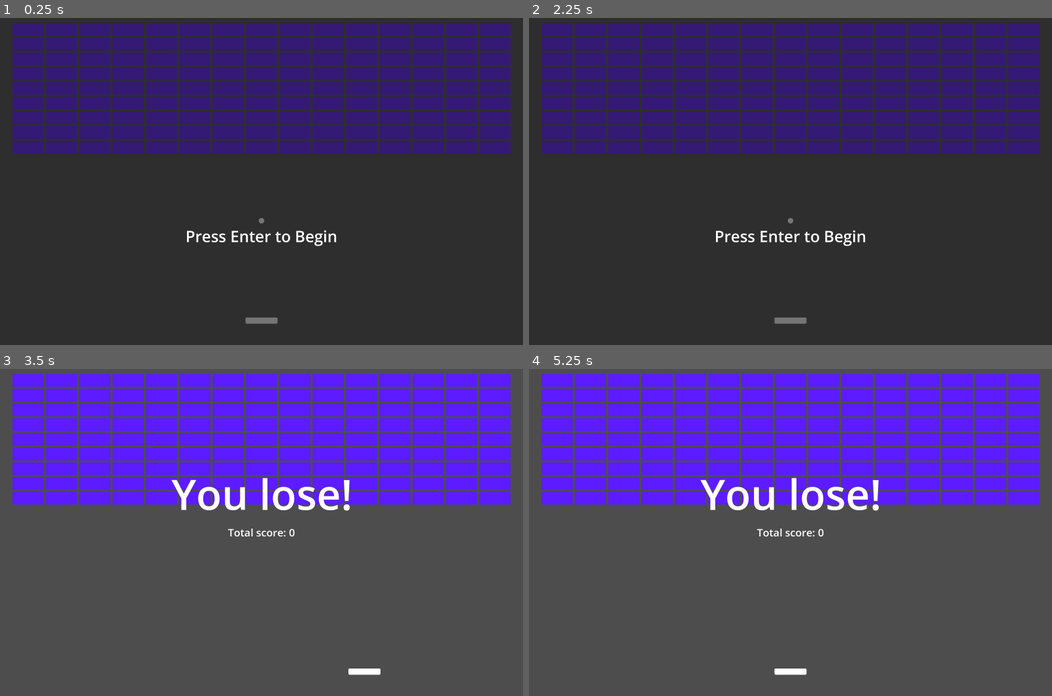
Above: before the commit, frames 1-4 (two rows, left to right).
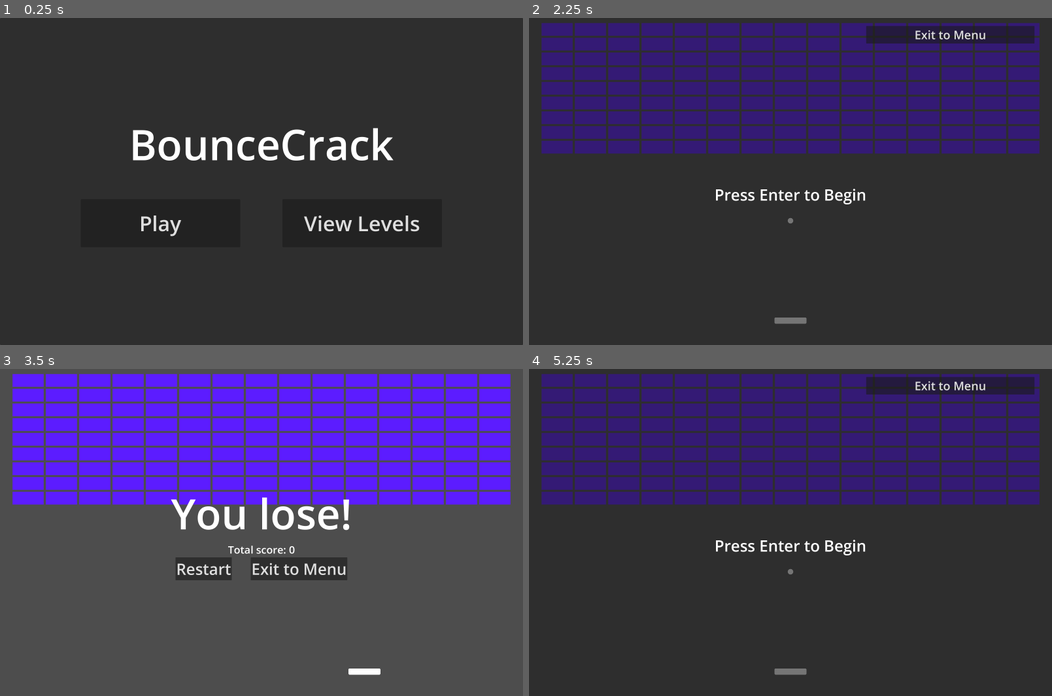
Above: after the commit, the same moments.

Repository: acmattson3/bounce-crack
Game: Godot game, scene res://menu/menu.tscn
Two runs of this game, one before a commit and one after it. Both use one fixed random seed, a clock stepped at 60 frames per second and the inputs below. Before the commit the project starts from res://levels/demo_level_2d.tscn.
Inputs (mouse positions are in pixels of both pictures, inside the frame that each line leads up to):
- Up to frame 1 (0.25 s): no input
- Up to frame 2 (2.25 s): click (889, 224) at 0.5 s, where only the run after the commit has a clickable "View Levels"; click (963, 44) at 1.25 s, where only the run after the commit has a clickable "Back"; click (691, 224) at 2 s, where only the run after the commit has a clickable "Play"
- Up to frame 3 (3.5 s): tap Enter (enter) at 2.75, 2.85 s; hold Right (paddle_right) from 2.78 s (still down)
- Up to frame 4 (5.25 s): release Right (paddle_right) at 3.5 s; click (732, 568) at 3.5 s, where only the run after the commit has a clickable "Restart"; tap Enter (enter) at 4.25, 4.35 s; hold Left (paddle_left) 4.28-5 s; click (732, 568) at 5 s, where only the run after the commit has a clickable "Restart"

The runs differ from the first frame. In frame 1, 33% of the frame differs, in the area x 2-98%, y 1-94%; in frame 2, 2.4%; in frame 3, 4.2%; in frame 4, 100%, in the area x 0-100%, y 0-100%.

Commit message:
Added main menu. Added exit to menu buttons, restart button.

Diff:
--- a/bouncecrack/event_handler.gd
+++ b/bouncecrack/event_handler.gd
@@ -1,10 +1,13 @@
 extends Node
 
+# Menu signals
+signal exit_to_menu
+
+# Game signals
 signal block_broken(location)
 signal create_ball(location, direction, speed) # Emit me to make a new ball!
 signal game_over(game_won)
 var is_game_over := false
-var start := false
 
 var score: int = 0:
 	set(value):
@@ -20,14 +23,13 @@
 func _on_game_over(_game_won):
 	is_game_over = true
 
-func on_starting(_on_press):
-	start = true
-
-func switch_scene(to_scene_path: String):
-	var next_scene = load(to_scene_path)
-	if next_scene: # Ensure the scene path is valid.
-		# Change to the new scene.
-		get_tree().unload_current_scene()
-		get_tree().call_deferred("change_scene_to_packed", next_scene)
+# Expects level_name to be the name of the level scene (minus .tscn)
+func start_level(level_name: String):
+	is_game_over = false
+	score = 0
+	var level_path = "res://levels/"+level_name+".tscn"
+	var level = load(level_path)
+	if level:
+		get_tree().root.add_child(level.instantiate(), true)
 	else:
-		print("Failed to load scene: ", to_scene_path)
+		print("Failed to load scene: ", level_path)
--- a/bouncecrack/levels/base_level_2d.gd
+++ b/bouncecrack/levels/base_level_2d.gd
@@ -11,6 +11,7 @@
 	EventHandler.game_over.connect(_on_game_over)
 	EventHandler.create_ball.connect(_on_create_ball)
 	EventHandler.block_broken.connect(_on_block_broken)
+	EventHandler.exit_to_menu.connect(_on_exit_to_menu)
 
 func _physics_process(_delta):
 	if $Balls.get_child_count() == 0 and not EventHandler.is_game_over:
@@ -19,17 +20,16 @@
 		EventHandler.game_over.emit(true) # You win!
 
 func _on_game_over(game_won):
-	$TempGameOverLabel.show()
-	$TempScoreLabel.show()
+	$GameOverScreen.show()
 	if game_won:
-		$TempGameOverLabel.text = "You win!"
+		%TempGameOverLabel.text = "You win!"
 	else:
-		$TempGameOverLabel.text = "You lose!"
+		%TempGameOverLabel.text = "You lose!"
 
-	$TempScoreLabel.text = "Total score: "+str(EventHandler.score)
+	%TempScoreLabel.text = "Total score: "+str(EventHandler.score)
 
-	print($TempGameOverLabel.text)
-	print($TempScoreLabel.text)
+	print(%TempGameOverLabel.text)
+	print(%TempScoreLabel.text)
 
 func _on_block_broken(location):
 	if ball_on_break:
@@ -46,3 +46,16 @@
 	new_ball.direction = direction
 	new_ball.speed = speed
 	$Balls.add_child.call_deferred(new_ball)
+
+func _on_exit_to_menu():
+	queue_free()
+
+func _on_restart_button_pressed() -> void:
+	var prev_name = name
+	name = "queued_level"
+	EventHandler.start_level(prev_name)
+	queue_free()
+
+func _on_exit_to_menu_button_pressed() -> void:
+	EventHandler.exit_to_menu.emit()
+	queue_free()
--- a/bouncecrack/levels/base_level_2d.tscn
+++ b/bouncecrack/levels/base_level_2d.tscn
@@ -11,7 +11,7 @@
 [sub_resource type="RectangleShape2D" id="RectangleShape2D_csklp"]
 size = Vector2(3400, 100)
 
-[node name="BaseLevel2D" type="Node2D"]
+[node name="base_level_2d" type="Node2D"]
 script = ExtResource("1_spv6l")
 
 [node name="PlayerPaddle2D" parent="." instance=ExtResource("2_qxhxt")]
@@ -41,28 +41,88 @@
 
 [node name="Blocks" type="Node2D" parent="."]
 
-[node name="TempGameOverLabel" type="Label" parent="."]
+[node name="GameOverScreen" type="NinePatchRect" parent="."]
 visible = false
-offset_left = -705.0
-offset_top = -412.0
-offset_right = 710.0
-offset_bottom = -63.0
+anchors_preset = 15
+anchor_right = 1.0
+anchor_bottom = 1.0
+offset_left = -1600.0
+offset_top = -1000.0
+offset_right = 1600.0
+offset_bottom = 1000.0
+grow_horizontal = 2
+grow_vertical = 2
+size_flags_horizontal = 3
+size_flags_vertical = 3
+
+[node name="VBoxContainer" type="VBoxContainer" parent="GameOverScreen"]
+layout_mode = 1
+anchors_preset = 15
+anchor_right = 1.0
+anchor_bottom = 1.0
+grow_horizontal = 2
+grow_vertical = 2
+
+[node name="Spacer" type="Control" parent="GameOverScreen/VBoxContainer"]
+layout_mode = 2
+size_flags_horizontal = 3
+size_flags_vertical = 3
+
+[node name="TempGameOverLabel" type="Label" parent="GameOverScreen/VBoxContainer"]
+unique_name_in_owner = true
+layout_mode = 2
+size_flags_stretch_ratio = 4.0
 theme_override_font_sizes/font_size = 256
 text = "Game over!"
 horizontal_alignment = 1
 vertical_alignment = 1
 
-[node name="TempScoreLabel" type="Label" parent="."]
-visible = false
-offset_left = -708.0
-offset_top = -175.0
-offset_right = 707.0
-offset_bottom = 174.0
+[node name="TempScoreLabel" type="Label" parent="GameOverScreen/VBoxContainer"]
+unique_name_in_owner = true
+layout_mode = 2
+size_flags_stretch_ratio = 4.0
 theme_override_font_sizes/font_size = 64
 text = "Score: 0"
 horizontal_alignment = 1
 vertical_alignment = 1
 
+[node name="HBoxContainer" type="HBoxContainer" parent="GameOverScreen/VBoxContainer"]
+layout_mode = 2
+
+[node name="Spacer" type="Control" parent="GameOverScreen/VBoxContainer/HBoxContainer"]
+layout_mode = 2
+size_flags_horizontal = 3
+size_flags_vertical = 3
+
+[node name="RestartButton" type="Button" parent="GameOverScreen/VBoxContainer/HBoxContainer"]
+layout_mode = 2
+theme_override_font_sizes/font_size = 96
+text = "Restart"
+
+[node name="Spacer2" type="Control" parent="GameOverScreen/VBoxContainer/HBoxContainer"]
+layout_mode = 2
+size_flags_horizontal = 3
+size_flags_vertical = 3
+size_flags_stretch_ratio = 0.1
+
+[node name="ExitToMenuButton" type="Button" parent="GameOverScreen/VBoxContainer/HBoxContainer"]
+layout_mode = 2
+theme_override_font_sizes/font_size = 96
+text = "Exit to Menu"
+
+[node name="Spacer3" type="Control" parent="GameOverScreen/VBoxContainer/HBoxContainer"]
+layout_mode = 2
+size_flags_horizontal = 3
+size_flags_vertical = 3
+
+[node name="Spacer2" type="Control" parent="GameOverScreen/VBoxContainer"]
+layout_mode = 2
+size_flags_horizontal = 3
+size_flags_vertical = 3
+
 [node name="StartOverlay" parent="." instance=ExtResource("4_pv4yk")]
 offset_left = -1600.0
 offset_top = -1000.0
+
+[connection signal="pressed" from="GameOverScreen/VBoxContainer/HBoxContainer/RestartButton" to="." method="_on_restart_button_pressed"]
+[connection signal="pressed" from="GameOverScreen/VBoxContainer/HBoxContainer/ExitToMenuButton" to="." method="_on_exit_to_menu_button_pressed"]
--- a/bouncecrack/levels/demo_level_2d.tscn
+++ b/bouncecrack/levels/demo_level_2d.tscn
@@ -3,9 +3,7 @@
 [ext_resource type="PackedScene" uid="uid://ch1i2f5ubyhbr" path="res://levels/base_level_2d.tscn" id="1_svl7e"]
 [ext_resource type="PackedScene" uid="uid://ct2jjmuvxpa3n" path="res://blocks/block_group_2d.tscn" id="2_k3i67"]
 
-[node name="DemoLevel2D" instance=ExtResource("1_svl7e")]
-ball_on_break = false
-rainbow_on_break = true
+[node name="demo_level_2d" instance=ExtResource("1_svl7e")]
 
 [node name="BlockGroup2D" parent="Blocks" index="0" instance=ExtResource("2_k3i67")]
 position = Vector2(0, -570)
--- /dev/null
+++ b/bouncecrack/menu/menu.gd
@@ -0,0 +1,25 @@
+extends CanvasLayer
+
+
+# Called when the node enters the scene tree for the first time.
+func _ready() -> void:
+	EventHandler.exit_to_menu.connect(_on_exit_to_menu)
+
+	process_mode = PROCESS_MODE_ALWAYS # We aren't affected by pausing
+	for button in %LevelsGridContainer.get_children():
+		button.pressed.connect(EventHandler.start_level.bind(button.name))
+
+func _on_exit_to_menu():
+	show()
+
+func _on_view_levels_button_pressed() -> void:
+	$MenuContainer.hide()
+	$LevelsContainer.show()
+
+func _on_back_button_pressed() -> void:
+	$MenuContainer.show()
+	$LevelsContainer.hide()
+
+func _on_play_button_pressed() -> void:
+	EventHandler.start_level("demo_level_2d")
+	hide()
--- /dev/null
+++ b/bouncecrack/menu/menu.tscn
@@ -0,0 +1,213 @@
+[gd_scene load_steps=2 format=3 uid="uid://u482mko5sg8j"]
+
+[ext_resource type="Script" path="res://menu/menu.gd" id="1_d6tww"]
+
+[node name="Menu" type="CanvasLayer"]
+script = ExtResource("1_d6tww")
+
+[node name="MenuContainer" type="PanelContainer" parent="."]
+anchors_preset = 15
+anchor_right = 1.0
+anchor_bottom = 1.0
+grow_horizontal = 2
+grow_vertical = 2
+
+[node name="NinePatchRect" type="NinePatchRect" parent="MenuContainer"]
+layout_mode = 2
+
+[node name="VBoxContainer" type="VBoxContainer" parent="MenuContainer/NinePatchRect"]
+layout_mode = 1
+anchors_preset = 15
+anchor_right = 1.0
+anchor_bottom = 1.0
+grow_horizontal = 2
+grow_vertical = 2
+
+[node name="Spacer" type="Control" parent="MenuContainer/NinePatchRect/VBoxContainer"]
+layout_mode = 2
+size_flags_vertical = 3
+size_flags_stretch_ratio = 2.0
+
+[node name="TitleLabel" type="Label" parent="MenuContainer/NinePatchRect/VBoxContainer"]
+layout_mode = 2
+size_flags_vertical = 3
+theme_override_font_sizes/font_size = 128
+text = "BounceCrack"
+horizontal_alignment = 1
+vertical_alignment = 1
+
+[node name="Spacer2" type="Control" parent="MenuContainer/NinePatchRect/VBoxContainer"]
+layout_mode = 2
+size_flags_vertical = 3
+size_flags_stretch_ratio = 0.5
+
+[node name="HBoxContainer" type="HBoxContainer" parent="MenuContainer/NinePatchRect/VBoxContainer"]
+layout_mode = 2
+size_flags_vertical = 3
+
+[node name="Spacer" type="Control" parent="MenuContainer/NinePatchRect/VBoxContainer/HBoxContainer"]
+layout_mode = 2
+size_flags_horizontal = 3
+size_flags_vertical = 3
+size_flags_stretch_ratio = 2.0
+
+[node name="PlayButton" type="Button" parent="MenuContainer/NinePatchRect/VBoxContainer/HBoxContainer"]
+unique_name_in_owner = true
+layout_mode = 2
+size_flags_horizontal = 3
+size_flags_stretch_ratio = 4.0
+theme_override_font_sizes/font_size = 64
+text = "Play"
+
+[node name="Spacer1" type="Control" parent="MenuContainer/NinePatchRect/VBoxContainer/HBoxContainer"]
+layout_mode = 2
+size_flags_horizontal = 3
+size_flags_vertical = 3
+
+[node name="ViewLevelsButton" type="Button" parent="MenuContainer/NinePatchRect/VBoxContainer/HBoxContainer"]
+unique_name_in_owner = true
+layout_mode = 2
+size_flags_horizontal = 3
+size_flags_stretch_ratio = 4.0
+theme_override_font_sizes/font_size = 64
+text = "View Levels"
+
+[node name="Spacer2" type="Control" parent="MenuContainer/NinePatchRect/VBoxContainer/HBoxContainer"]
+layout_mode = 2
+size_flags_horizontal = 3
+size_flags_vertical = 3
+size_flags_stretch_ratio = 2.0
+
+[node name="Spacer3" type="Control" parent="MenuContainer/NinePatchRect/VBoxContainer"]
+layout_mode = 2
+size_flags_vertical = 3
+size_flags_stretch_ratio = 2.0
+
+[node name="LevelsContainer" type="PanelContainer" parent="."]
+visible = false
+anchors_preset = 15
+anchor_right = 1.0
+anchor_bottom = 1.0
+grow_horizontal = 2
+grow_vertical = 2
+
+[node name="NinePatchRect" type="NinePatchRect" parent="LevelsContainer"]
+layout_mode = 2
+
+[node name="HBoxContainer" type="HBoxContainer" parent="LevelsContainer/NinePatchRect"]
+layout_mode = 1
+anchors_preset = 15
+anchor_right = 1.0
+anchor_bottom = 1.0
+grow_horizontal = 2
+grow_vertical = 2
+
+[node name="Spacer" type="Control" parent="LevelsContainer/NinePatchRect/HBoxContainer"]
+layout_mode = 2
+size_flags_horizontal = 3
+size_flags_vertical = 3
+size_flags_stretch_ratio = 0.1
+
+[node name="VBoxContainer" type="VBoxContainer" parent="LevelsContainer/NinePatchRect/HBoxContainer"]
+layout_mode = 2
+size_flags_horizontal = 3
+
+[node name="Spacer" type="Control" parent="LevelsContainer/NinePatchRect/HBoxContainer/VBoxContainer"]
+layout_mode = 2
+size_flags_vertical = 3
+size_flags_stretch_ratio = 0.1
+
+[node name="HBoxContainer" type="HBoxContainer" parent="LevelsContainer/NinePatchRect/HBoxContainer/VBoxContainer"]
+layout_mode = 2
+
+[node name="TitleLabel" type="Label" parent="LevelsContainer/NinePatchRect/HBoxContainer/VBoxContainer/HBoxContainer"]
+layout_mode = 2
+size_flags_horizontal = 3
+size_flags_vertical = 3
+size_flags_stretch_ratio = 4.0
+theme_override_font_sizes/font_size = 96
+text = "Levels"
+vertical_alignment = 1
+
+[node name="BackButton" type="Button" parent="LevelsContainer/NinePatchRect/HBoxContainer/VBoxContainer/HBoxContainer"]
+layout_mode = 2
+size_flags_horizontal = 3
+size_flags_vertical = 3
+theme_override_font_sizes/font_size = 48
+text = "Back"
+
+[node name="Spacer3" type="Control" parent="LevelsContainer/NinePatchRect/HBoxContainer/VBoxContainer"]
+layout_mode = 2
+size_flags_vertical = 3
+size_flags_stretch_ratio = 0.1
+
+[node name="LevelsGridContainer" type="GridContainer" parent="LevelsContainer/NinePatchRect/HBoxContainer/VBoxContainer"]
+unique_name_in_owner = true
+layout_mode = 2
+size_flags_vertical = 3
+size_flags_stretch_ratio = 10.0
+theme_override_constants/h_separation = 25
+theme_override_constants/v_separation = 25
+columns = 4
+
+[node name="level_1" type="Button" parent="LevelsContainer/NinePatchRect/HBoxContainer/VBoxContainer/LevelsGridContainer"]
+layout_mode = 2
+size_flags_horizontal = 3
+theme_override_font_sizes/font_size = 48
+text = "Level 1"
+
+[node name="level_2" type="Button" parent="LevelsContainer/NinePatchRect/HBoxContainer/VBoxContainer/LevelsGridContainer"]
+layout_mode = 2
+size_flags_horizontal = 3
+theme_override_font_sizes/font_size = 48
+text = "Level 2"
+
+[node name="level_3" type="Button" parent="LevelsContainer/NinePatchRect/HBoxContainer/VBoxContainer/LevelsGridContainer"]
+layout_mode = 2
+size_flags_horizontal = 3
+theme_override_font_sizes/font_size = 48
+text = "Level 3"
+
+[node name="level_4" type="Button" parent="LevelsContainer/NinePatchRect/HBoxContainer/VBoxContainer/LevelsGridContainer"]
+layout_mode = 2
+size_flags_horizontal = 3
+theme_override_font_sizes/font_size = 48
+text = "Level 4"
+
+[node name="level_5" type="Button" parent="LevelsContainer/NinePatchRect/HBoxContainer/VBoxContainer/LevelsGridContainer"]
+layout_mode = 2
+size_flags_horizontal = 3
+theme_override_font_sizes/font_size = 48
+text = "Level 5"
+
+[node name="level_6" type="Button" parent="LevelsContainer/NinePatchRect/HBoxContainer/VBoxContainer/LevelsGridContainer"]
+layout_mode = 2
+size_flags_horizontal = 3
+theme_override_font_sizes/font_size = 48
+text = "Level 6"
+
+[node name="level_7" type="Button" parent="LevelsContainer/NinePatchRect/HBoxContainer/VBoxContainer/LevelsGridContainer"]
+layout_mode = 2
+size_flags_horizontal = 3
+theme_override_font_sizes/font_size = 48
+text = "Level 7"
+
+[node name="level_8" type="Button" parent="LevelsContainer/NinePatchRect/HBoxContainer/VBoxContainer/LevelsGridContainer"]
+layout_mode = 2
+size_flags_horizontal = 3
+theme_override_font_sizes/font_size = 48
+text = "Level 8"
+
+[node name="Spacer2" type="Control" parent="LevelsContainer/NinePatchRect/HBoxContainer/VBoxContainer"]
+layout_mode = 2
+size_flags_vertical = 3
+
+[node name="Spacer2" type="Control" parent="LevelsContainer/NinePatchRect/HBoxContainer"]
+layout_mode = 2
+size_flags_horizontal = 3
+size_flags_vertical = 3
+size_flags_stretch_ratio = 0.1
+
+[connection signal="pressed" from="MenuContainer/NinePatchRect/VBoxContainer/HBoxContainer/PlayButton" to="." method="_on_play_button_pressed"]
+[connection signal="pressed" from="MenuContainer/NinePatchRect/VBoxContainer/HBoxContainer/ViewLevelsButton" to="." method="_on_view_levels_button_pressed"]
+[connection signal="pressed" from="LevelsContainer/NinePatchRect/HBoxContainer/VBoxContainer/HBoxContainer/BackButton" to="." method="_on_back_button_pressed"]
--- a/bouncecrack/project.godot
+++ b/bouncecrack/project.godot
@@ -11,7 +11,7 @@
 [application]
 
 config/name="BounceCrack"
-run/main_scene="res://levels/demo_level_2d.tscn"
+run/main_scene="res://menu/menu.tscn"
 config/features=PackedStringArray("4.3", "GL Compatibility")
 config/icon="res://icon.svg"
 
@@ -19,11 +19,14 @@
 
 EventHandler="*res://event_handler.gd"
 
+[debug]
+
+gdscript/warnings/unused_signal=0
+
 [display]
 
 window/size/viewport_width=1600
 window/size/viewport_height=1000
-window/size/resizable=false
 
 [input]
 
--- a/bouncecrack/start/start.gd
+++ b/bouncecrack/start/start.gd
@@ -1,6 +1,4 @@
 extends PanelContainer
-
-#var play_scene: String = "res://levels/demo_level_2d.tscn"
 
 # Called when the node enters the scene tree for the first time.
 func _ready() -> void:
@@ -9,9 +7,13 @@
 
 # Called every frame. 'delta' is the elapsed time since the previous frame.
 func _process(_delta: float) -> void:
-	if Input.is_action_just_pressed("enter") and visible:
+	if Input.is_action_just_pressed("enter") or Input.is_action_just_pressed("escape") and visible:
 		get_tree().paused = false
 		hide()
 	elif Input.is_action_just_pressed("escape") and not visible:
 		show()
 		get_tree().paused = true
+
+func _on_exit_to_menu_button_pressed() -> void:
+	EventHandler.exit_to_menu.emit()
+	queue_free()
--- a/bouncecrack/start/start.tscn
+++ b/bouncecrack/start/start.tscn
@@ -10,11 +10,38 @@
 [node name="VBoxContainer" type="VBoxContainer" parent="."]
 layout_mode = 2
 
-[node name="Control" type="Control" parent="VBoxContainer"]
+[node name="Spacer" type="Control" parent="VBoxContainer"]
 layout_mode = 2
 size_flags_vertical = 3
+size_flags_stretch_ratio = 0.2
 
-[node name="Label" type="Label" parent="VBoxContainer"]
+[node name="HBoxContainer" type="HBoxContainer" parent="VBoxContainer"]
+layout_mode = 2
+
+[node name="Spacer" type="Control" parent="VBoxContainer/HBoxContainer"]
+layout_mode = 2
+size_flags_horizontal = 3
+size_flags_vertical = 3
+size_flags_stretch_ratio = 2.0
+
+[node name="ExitToMenuButton" type="Button" parent="VBoxContainer/HBoxContainer"]
+layout_mode = 2
+size_flags_horizontal = 3
+theme_override_font_sizes/font_size = 72
+text = "Exit to Menu"
+
+[node name="Spacer2" type="Control" parent="VBoxContainer/HBoxContainer"]
+layout_mode = 2
+size_flags_horizontal = 3
+size_flags_vertical = 3
+size_flags_stretch_ratio = 0.1
+
+[node name="Spacer2" type="Control" parent="VBoxContainer"]
+layout_mode = 2
+size_flags_vertical = 3
+size_flags_stretch_ratio = 3.0
+
+[node name="PressEnterLabel" type="Label" parent="VBoxContainer"]
 layout_mode = 2
 size_flags_vertical = 3
 size_flags_stretch_ratio = 2.0
@@ -22,3 +49,10 @@
 text = "Press Enter to Begin"
 horizontal_alignment = 1
 vertical_alignment = 1
+
+[node name="Spacer3" type="Control" parent="VBoxContainer"]
+layout_mode = 2
+size_flags_vertical = 3
+size_flags_stretch_ratio = 3.0
+
+[connection signal="pressed" from="VBoxContainer/HBoxContainer/ExitToMenuButton" to="." method="_on_exit_to_menu_button_pressed"]
